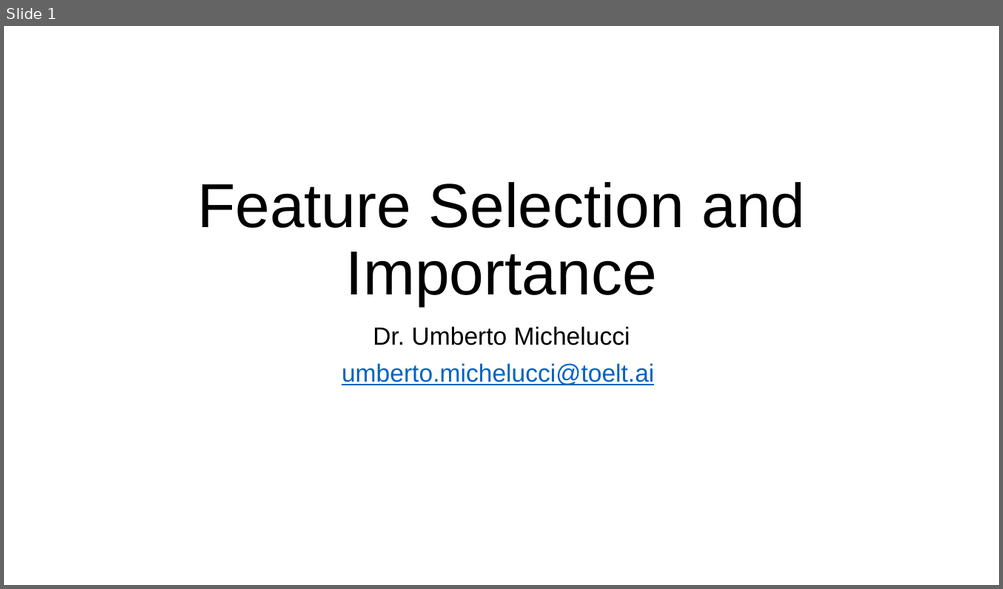
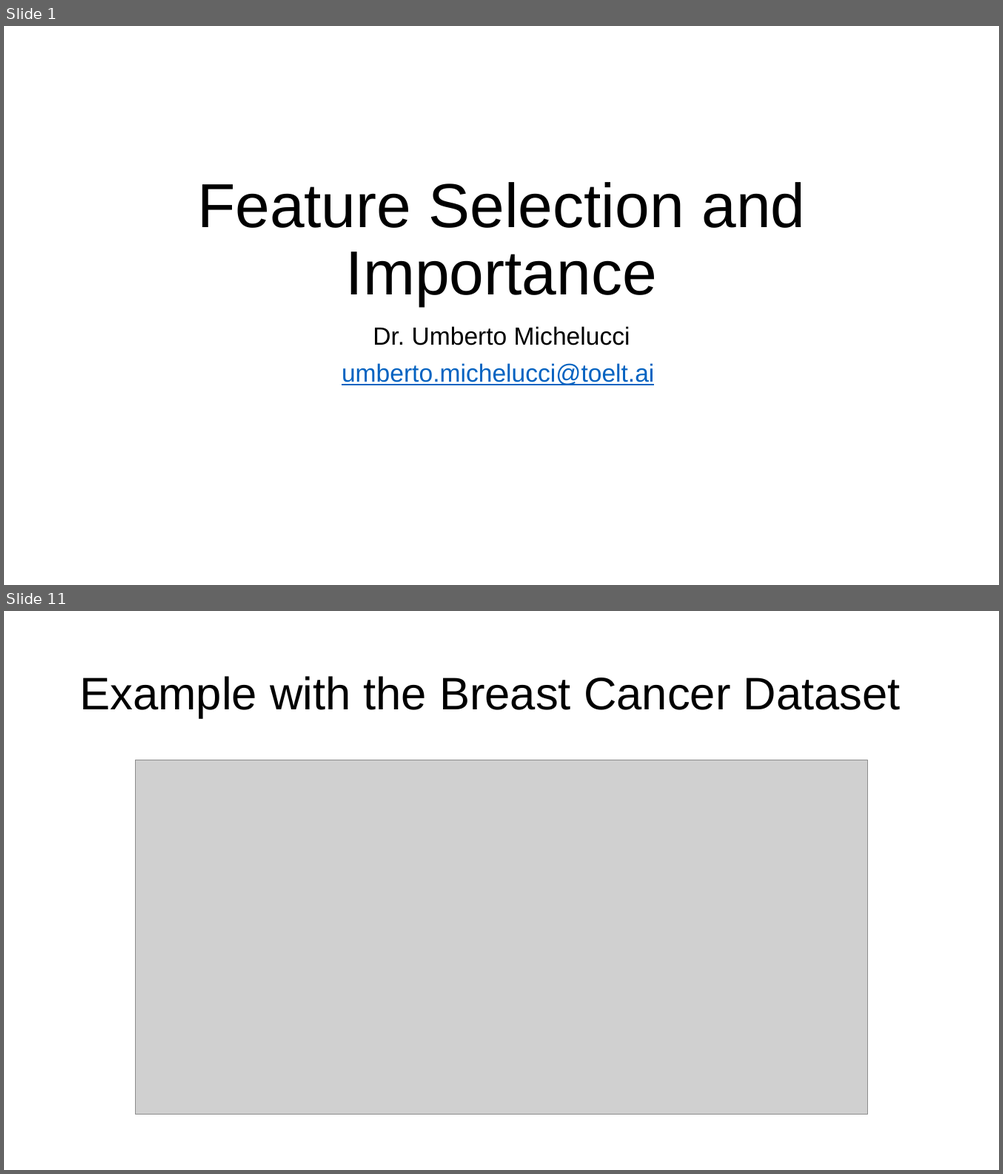
Before and after one commit to toelt-llc/MACHINE-LEARNING-SCHOOL-INAF, a slide deck: DAY4/02 - FEATURE SELECTION/feature_selection_lecture.pptx. Shown one above the other, each under a label of ours: slide 1 before the commit, slides 1 and 11 after it; the slides between them are not shown. The pictures are 1003x589 and 1003x1174 pixels, drawn with LibreOffice and Linux fonts; fonts in the diff are those of the drawing; grey boxes stand for pictures. Boxes give left, top, right and bottom in pixels: in the first picture for what was removed or moved away, otherwise in the second. Text is boxed around its words. In the diff, an @@ line names an element or a change of style, - is before the commit and + after.

```diff
--- a/DAY4/02 - FEATURE SELECTION/feature_selection_lecture.pptx
+++ b/DAY4/02 - FEATURE SELECTION/feature_selection_lecture.pptx
@@ slide 11 added at (4, 611, 999, 1170), background #FFFFFF @@
@@ title added at (79, 676, 900, 718), 44 pt, text #000000 @@
+Example with the Breast Cancer Dataset
@@ picture added at (135, 760, 868, 1116) @@
```
Also in this commit, not shown: 9 other slides added, 23 other files.
